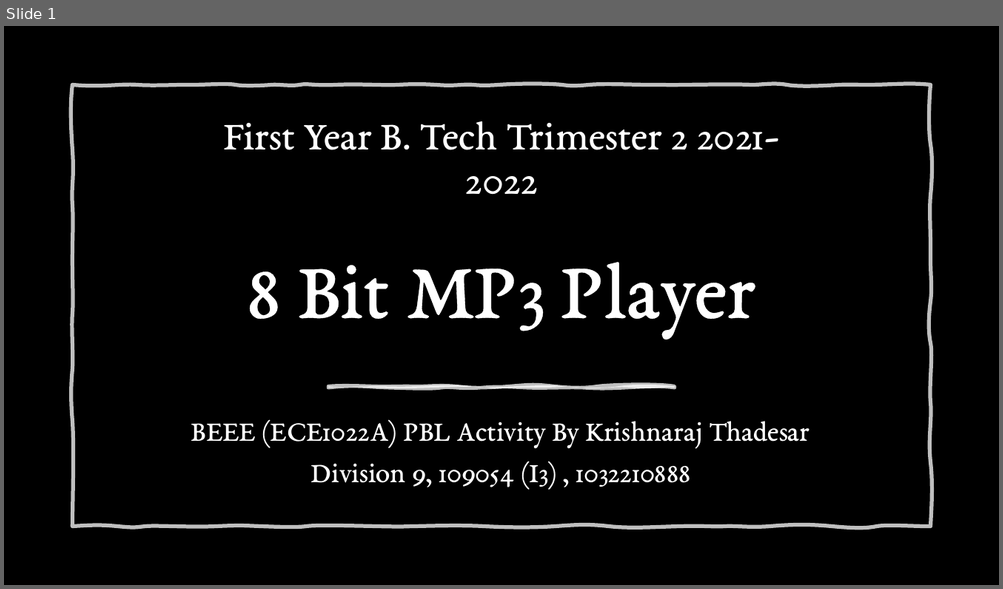
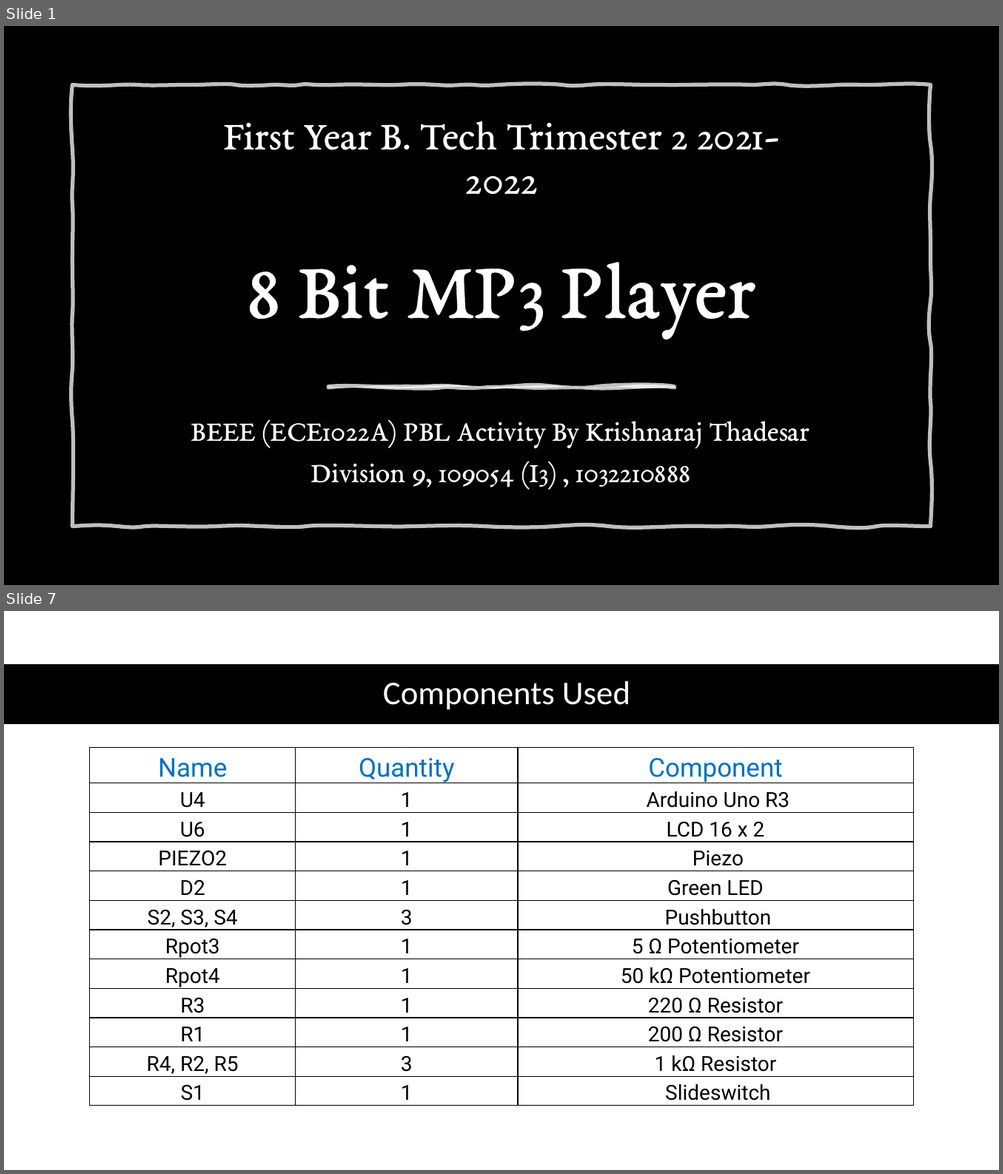
Before and after one commit to School-Related/First-Year, a slide deck: Second Trimester/Basics of Electrical and Electronics Engineering/Lab/Project/[2022] [1st Yr] PBL Activity 8 Bit MP3 Player PPT.pptx. Shown one above the other, each under a label of ours: slide 1 before the commit, slides 1 and 7 after it; the slides between them are not shown. The pictures are 1003x589 and 1003x1174 pixels, drawn with LibreOffice and Linux fonts; fonts in the diff are those of the drawing; background and template pictures are left out. Boxes give left, top, right and bottom in pixels: in the first picture for what was removed or moved away, otherwise in the second. Text is boxed around its words. In the diff, an @@ line names an element or a change of style, - is before the commit and + after.

```diff
--- a/Second Trimester/Basics of Electrical and Electronics Engineering/Lab/Project/[2022] [1st Yr] PBL Activity 8 Bit MP3 Player PPT.pptx
+++ b/Second Trimester/Basics of Electrical and Electronics Engineering/Lab/Project/[2022] [1st Yr] PBL Activity 8 Bit MP3 Player PPT.pptx
@@ slide 7 added at [4,611,999,1170], background #FFFFFF @@
@@ rectangle added at [4,664,999,724], fill #000000 @@
@@ title added at [383,681,630,710], 32 pt, text #FFFFFF @@
+Components Used
@@ table added at [90,748,913,1109], 12 rows, 3 columns @@
+Name | Quantity | Component
+U4 | 1 | Arduino Uno R3
+U6 | 1 | LCD 16 x 2
+PIEZO2 | 1 | Piezo
+D2 | 1 | Green LED
+S2, S3, S4 | 3 | Pushbutton
+Rpot3 | 1 | 5 Ω Potentiometer
+Rpot4 | 1 | 50 kΩ Potentiometer
+R3 | 1 | 220 Ω Resistor
+R1 | 1 | 200 Ω Resistor
+R4, R2, R5 | 3 | 1 kΩ Resistor
+S1 | 1 | Slideswitch
```
Also in this commit, not shown: 3 slides changed, 6 other slides added, 3 slides removed, 4 other files.
